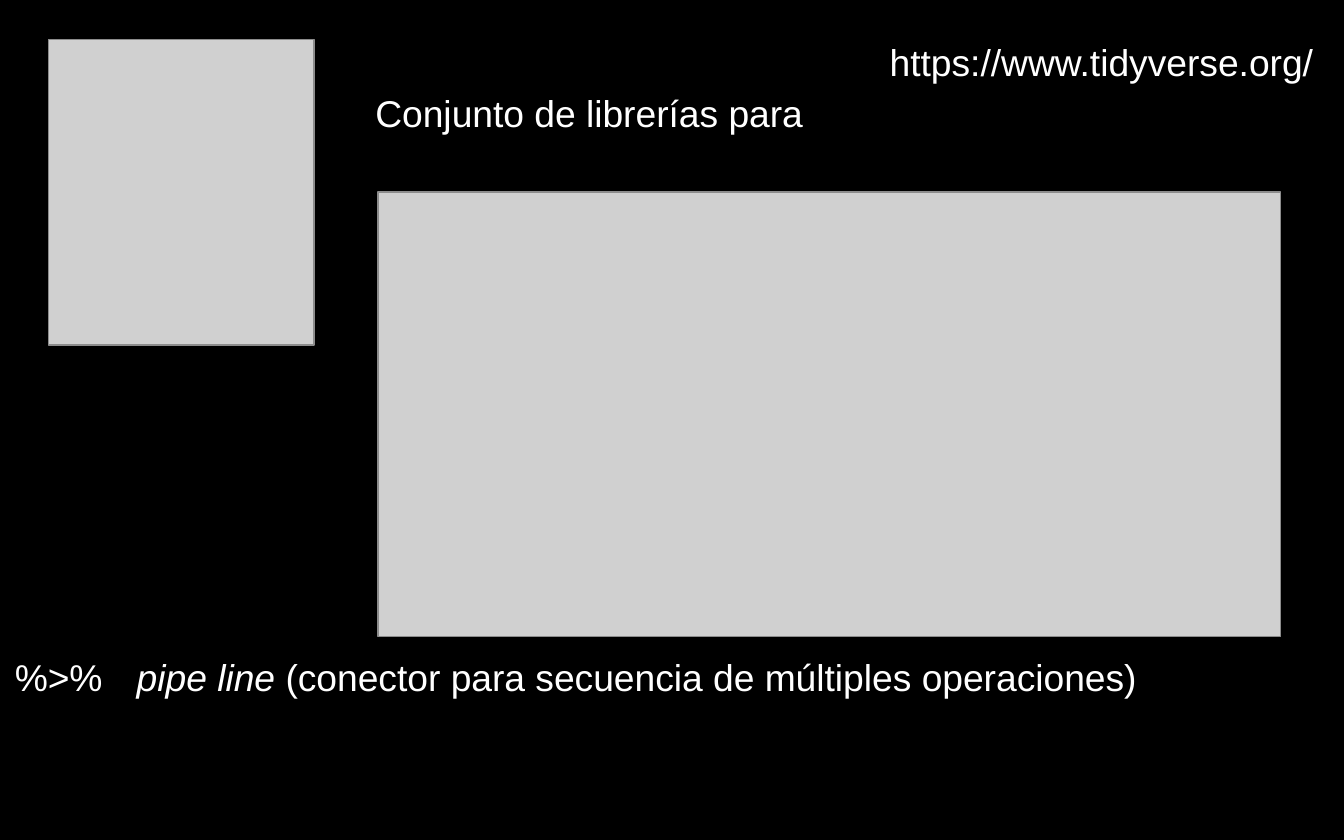
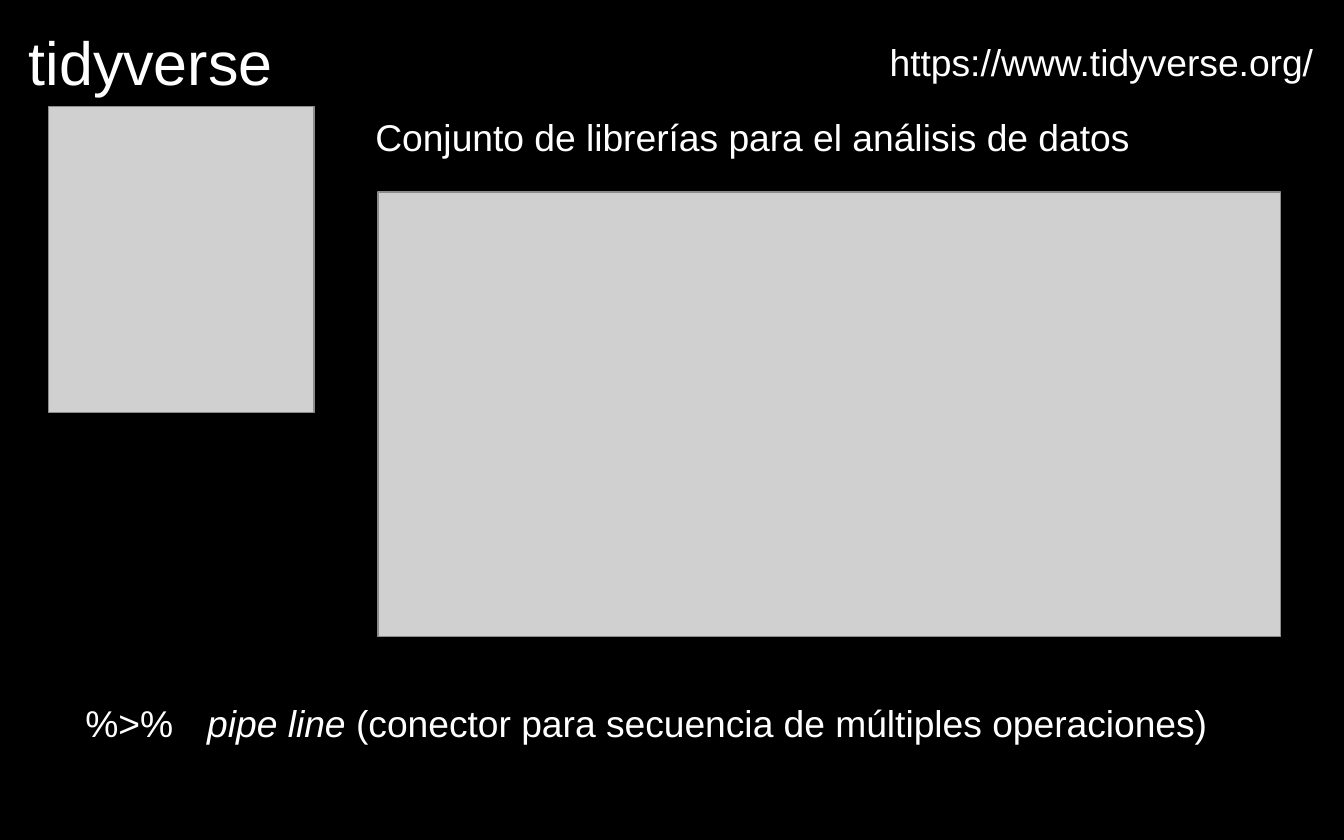
Before and after one commit to lebalcazar/R_IITCA, a slide deck: slide 8 of Presentacion/presentacion_01.odp (slide 11 before the commit). Drawn at 1344x840 pixels with LibreOffice and Linux fonts; fonts in the diff are those of the drawing; grey boxes stand for pictures. Boxes give left, top, right and bottom in pixels: in the first picture for what was removed or moved away, otherwise in the second. Text is boxed around its words. In the diff, an @@ line names an element or a change of style, - is before the commit and + after.

```diff
--- a/Presentacion/presentacion_01.odp
+++ b/Presentacion/presentacion_01.odp
@@ text added at (29,40,273,96), 36 pt, text #FFFFFF @@
+tidyverse
@@ picture: place and size @@
-picture at (49,39,315,345)
+picture at (49,106,315,412)
@@ title at (375,123,1129,158): text changed @@
-Conjunto de librerías para
+Conjunto de librerías para el análisis de datos
@@ title "%>% pipe line (conector para ...": place and size @@
-title "%>% pipe line (conector para ..." at (137,663,1137,699)
+title "%>% pipe line (conector para ..." at (207,709,1207,745)
```
Also in this commit, not shown: 4 other slides changed, 1 slide added, 5 slides removed, 1 other file.
